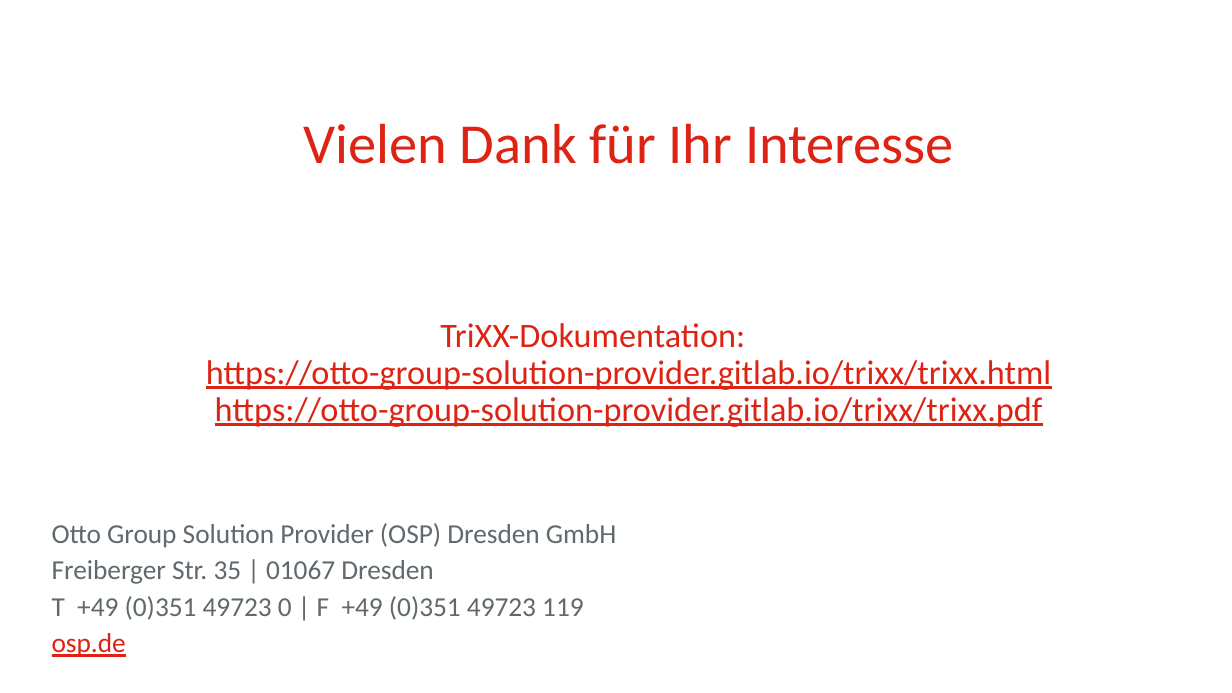
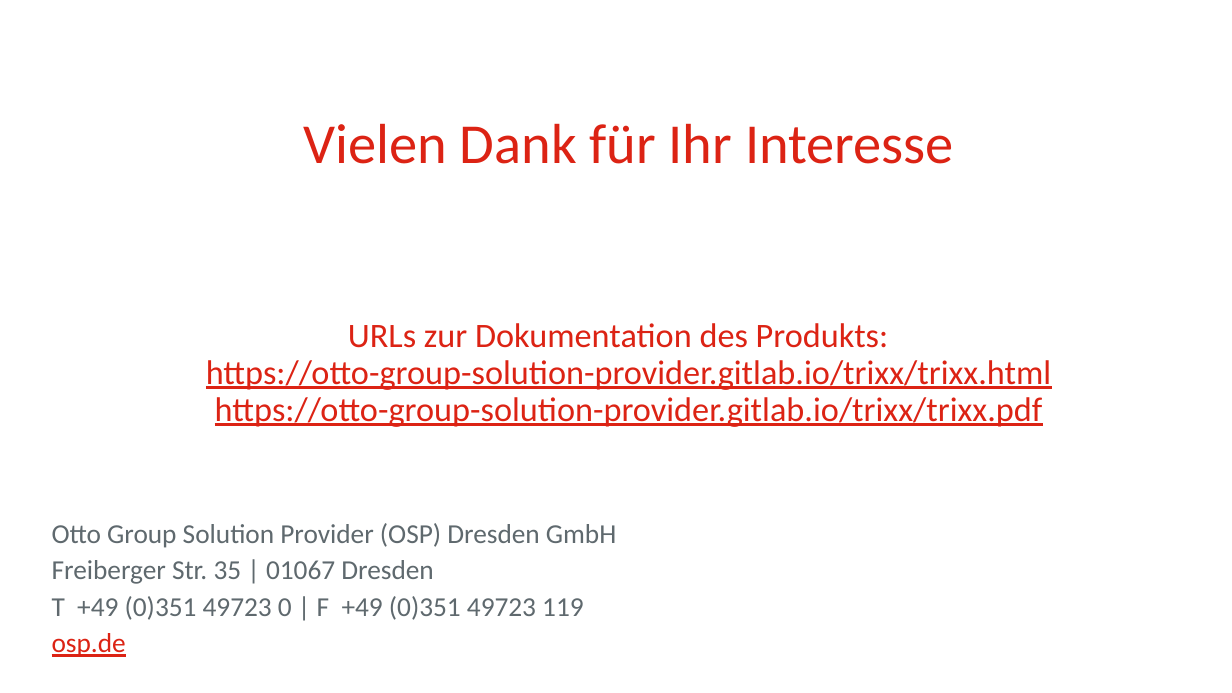
Before and after one commit to osp-ottogroup/movex-cdc, a slide deck: slide 26 of doc/2021-12_TriXX_IT-Tage.pptx. Drawn at 1232x693 pixels with LibreOffice and Linux fonts; fonts in the diff are those of the drawing; background and template pictures are left out. Boxes give left, top, right and bottom in pixels: in the first picture for what was removed or moved away, otherwise in the second. Text is boxed around its words. In the diff, an @@ line names an element or a change of style, - is before the commit and + after.

```diff
--- a/doc/2021-12_TriXX_IT-Tage.pptx
+++ b/doc/2021-12_TriXX_IT-Tage.pptx
@@ title at (206,123,1052,427): text changed @@
-Vielen Dank für Ihr Interesse
-TriXX-Dokumentation:
-https://otto-group-solution-provider.gitlab.io/trixx/trixx.html
-https://otto-group-solution-provider.gitlab.io/trixx/trixx.pdf
+Vielen Dank für Ihr Interesse
+URLs zur Dokumentation des Produkts:
+https://otto-group-solution-provider.gitlab.io/trixx/trixx.html
+https://otto-group-solution-provider.gitlab.io/trixx/trixx.pdf
```
Also in this commit, not shown: 11 other slides changed, 4 other files.
